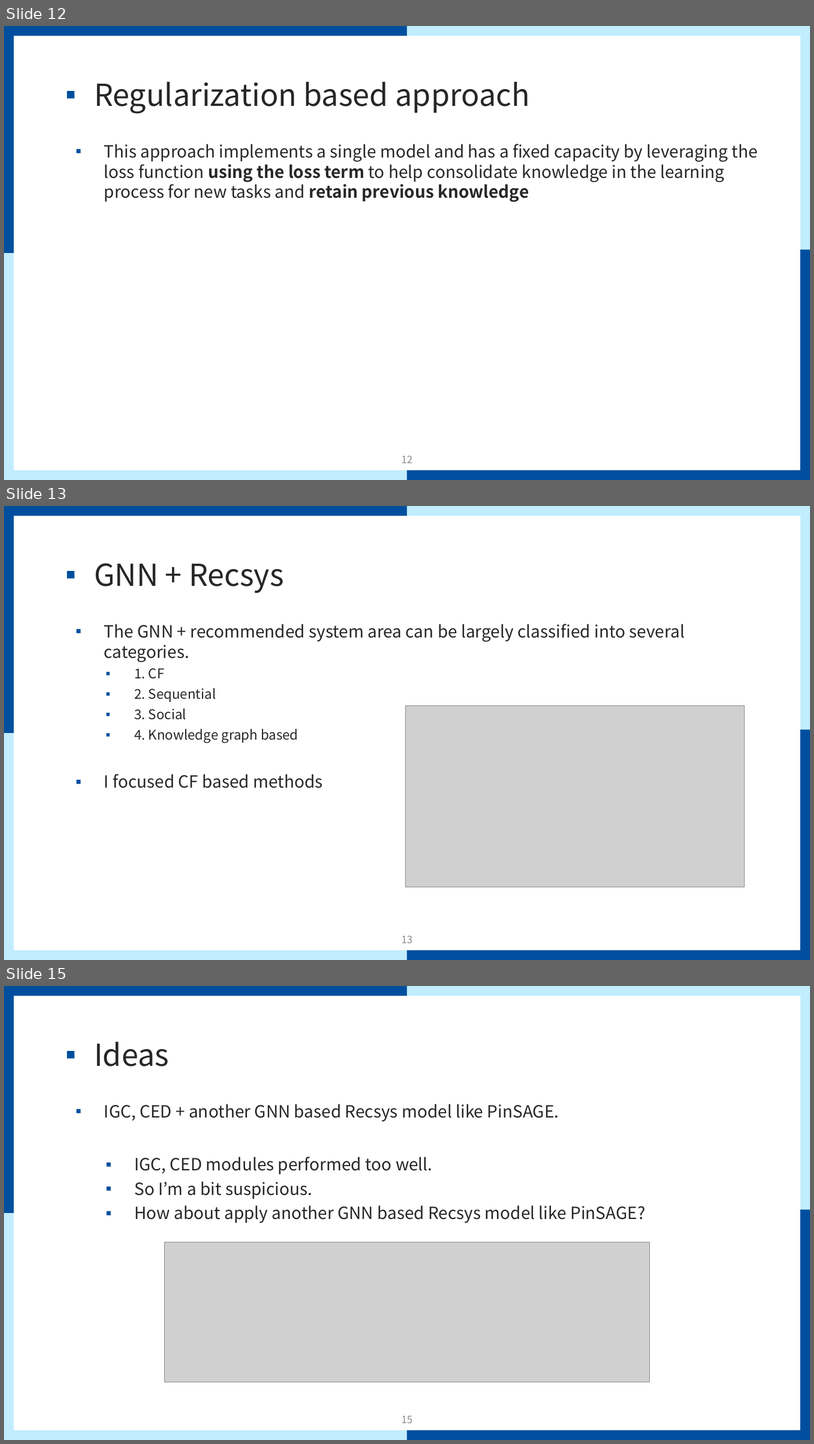
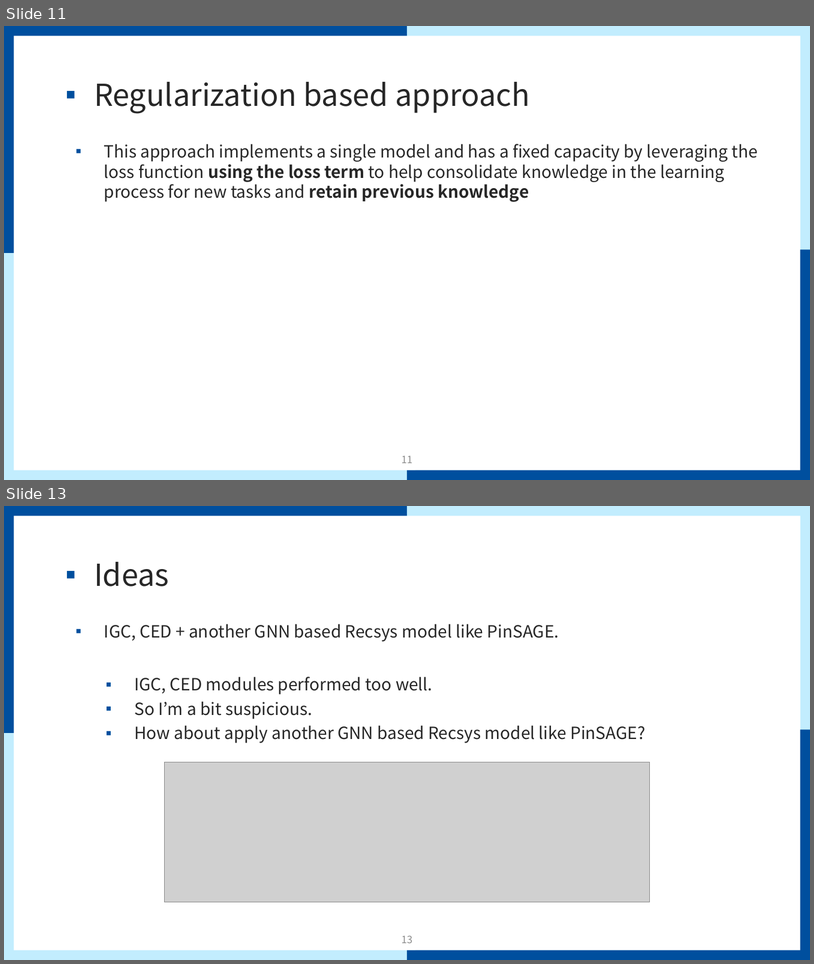
Before and after one commit to mmvv11/GraduateStudies, a slide deck: papers/papersForKCC/논문 관련 조사 및 아이디어.pptx. Shown one above the other, each under a label of ours: slides 12, 13 and 15 before the commit, slides 11 and 13 after it; the slides between them are not shown. The pictures are 814x1444 and 814x964 pixels, drawn with LibreOffice and Linux fonts; fonts in the diff are those of the drawing; grey boxes stand for pictures; background and template pictures are left out. Boxes give left, top, right and bottom in pixels: in the first picture for what was removed or moved away, otherwise in the second. Text is boxed around its words. In the diff, an @@ line names an element or a change of style, - is before the commit and + after.

```diff
--- a/papers/papersForKCC/논문 관련 조사 및 아이디어.pptx
+++ b/papers/papersForKCC/논문 관련 조사 및 아이디어.pptx
@@ slide 13 removed at [4,506,810,960], background #FFFFFF; not listed: 9 template elements that a slide beside it also shows @@
@@ title removed at [94,563,284,593] @@
-▪ GNN + Recsys
@@ text removed at [104,624,686,788] @@
-▪ The GNN + recommended system area can be largely classified into several categories.
-  ▪ 1. CF
-  ▪ 2. Sequential
-  ▪ 3. Social
-  ▪ 4. Knowledge graph based
-▪ I focused CF based methods
@@ picture removed at [405,706,745,887] @@
@@ page number removed at [402,935,413,943] @@
-13
@@ what was slide 12 is now slide 11 @@
@@ page number at [402,456,413,463]: text changed @@
-12
+11
@@ what was slide 15 is now slide 13 @@
@@ page number at [402,935,413,943]: text changed @@
-15
+13
```
Also in this commit, not shown: 5 slides changed, 1 slide added, 5 other slides removed.
